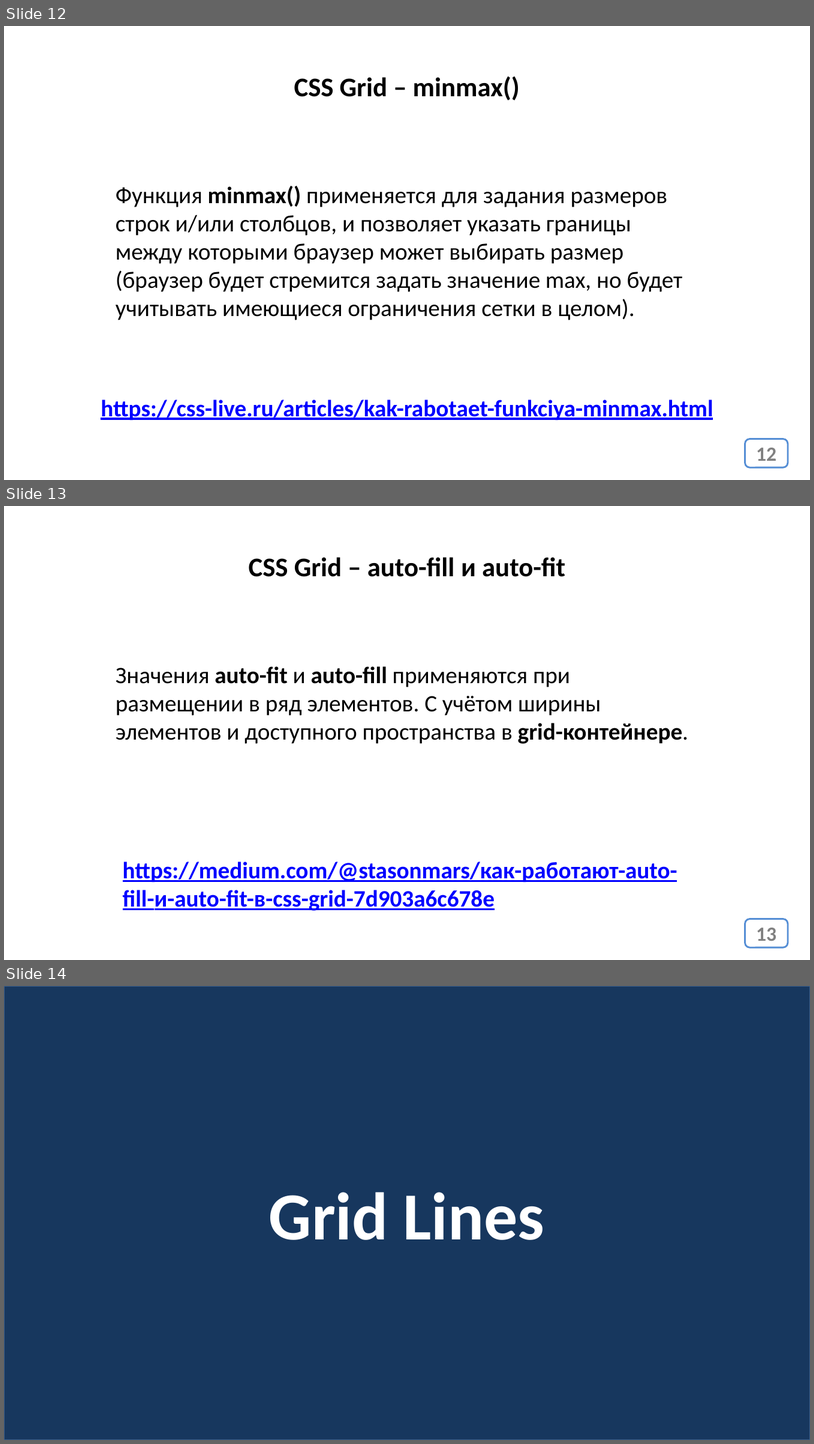
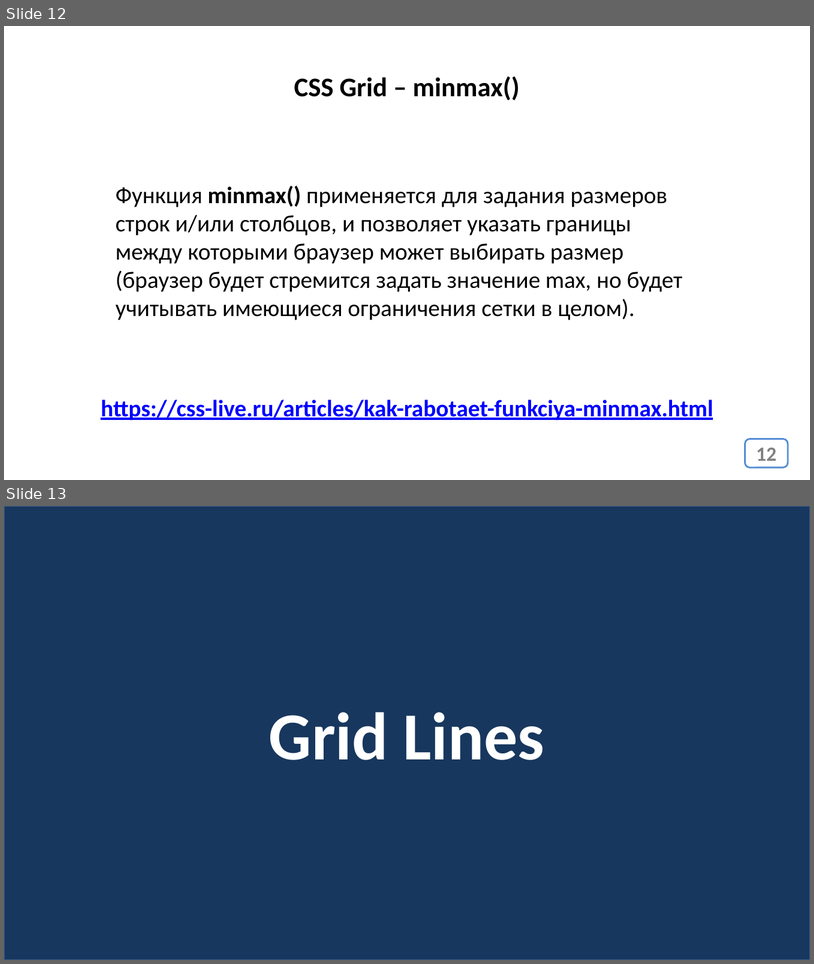
Before and after one commit to web41-ortdnipro/lesson11, a slide deck: lesson11.pptx. Shown one above the other, each under a label of ours: slides 12, 13 and 14 before the commit, slides 12 and 13 after it. The pictures are 814x1444 and 814x964 pixels, drawn with LibreOffice and Linux fonts; fonts in the diff are those of the drawing. Boxes give left, top, right and bottom in pixels: in the first picture for what was removed or moved away, otherwise in the second. Text is boxed around its words. In the diff, an @@ line names an element or a change of style, - is before the commit and + after.

```diff
--- a/lesson11.pptx
+++ b/lesson11.pptx
@@ slide 13 removed at [4, 506, 810, 960], background #FFFFFF @@
@@ text removed at [249, 557, 566, 577] @@
-CSS Grid – auto-fill и auto-fit
@@ text removed at [116, 666, 689, 744] @@
-Значения auto-fit и auto-fill применяются при размещении в ряд элементов. С учётом ширины элементов и доступного пространства в grid-контейнере.
@@ text removed at [123, 861, 678, 910] @@
-https://medium.com/@stasonmars/как-работают-auto-fill-и-auto-fit-в-css-grid-7d903a6c678e
@@ page number removed at [746, 919, 789, 947] @@
-13
@@ what was slide 14 is now slide 13 @@
```
Also in this commit, not shown: 1 other file.
